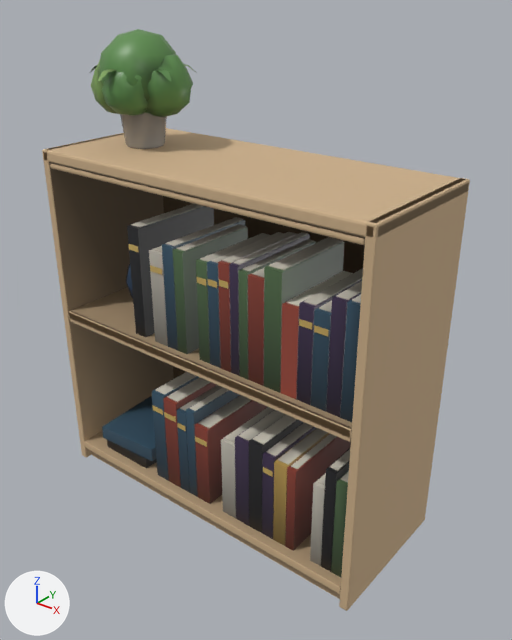
The glTF model web/public/assets/models/living/bookcaseLow.glb as it was, and as the next commit left it.
Before and after are seen from a 50 mm lens placed at (1.015, -0.969, 1.276), pointed at (0.047, 0.242, 0.525). Every picture has the same lights, and +X, +Y and +Z are marked at lower left. The first picture is the older version. Vertices at exactly the same position are counted once.

The first picture shows 'book', 'bookcaseLow'.
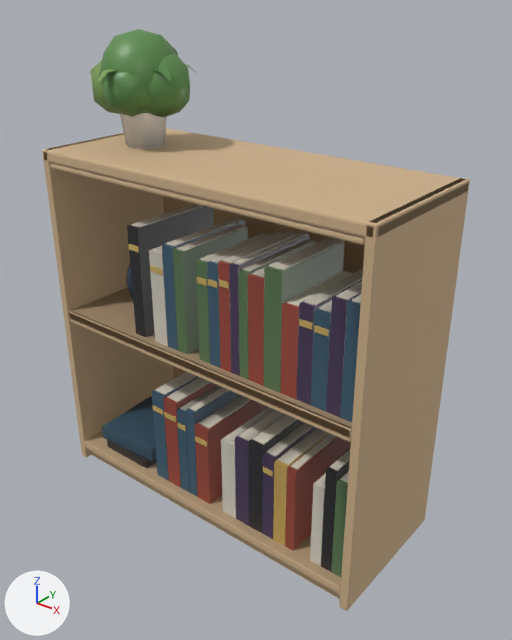
Boxes (x1, y1, x2, y2) around the edits, measured in the pictures (512 x 640 px; the box of a moved part takes in the faces that stretch with it):
part 1 of me_bookcaselow, moved or reshaped: before (91, 29, 193, 117); after (91, 29, 190, 117)
part 2 of me_bookcaselow, recoloured (lighter): (49, 52, 366, 598) in both

The change, as a diff of the scene's bpy script:
```diff
--- a/web/public/assets/models/living/bookcaseLow.glb.py
+++ b/web/public/assets/models/living/bookcaseLow.glb.py
@@ me_bookcaselow @@
 me_bookcaselow.from_pydata(...)  # 1584 vertices, 2796 faces; spans x -0.46..0.46, y 0.05..0.43, z 0.0..1.165
 # used by ob_bookcaselow; location = (0.0, 0.0, 0.0)
+# me_bookcaselow part 1: 255 of 1584 vertices moved; they spanned x -0.42..-0.174, y 0.127..0.356, z 0.965..1.165 and now span x -0.421..-0.176, y 0.128..0.356, z 0.965..1.165; mean shift (0.0, 0.001, 0.0); largest move (-0.288, 0.192, 0.978) -> (-0.276, 0.183, 0.978)
+# me_bookcaselow part 2: 1900 kept faces spanning x -0.46..0.46, y 0.05..0.43, z 0.0..1.12 get new vertex colours; the middle colour goes from grey #9c9c9c to white #fafafa
 me_bookcaselow.materials.append(mat_oak)
```
